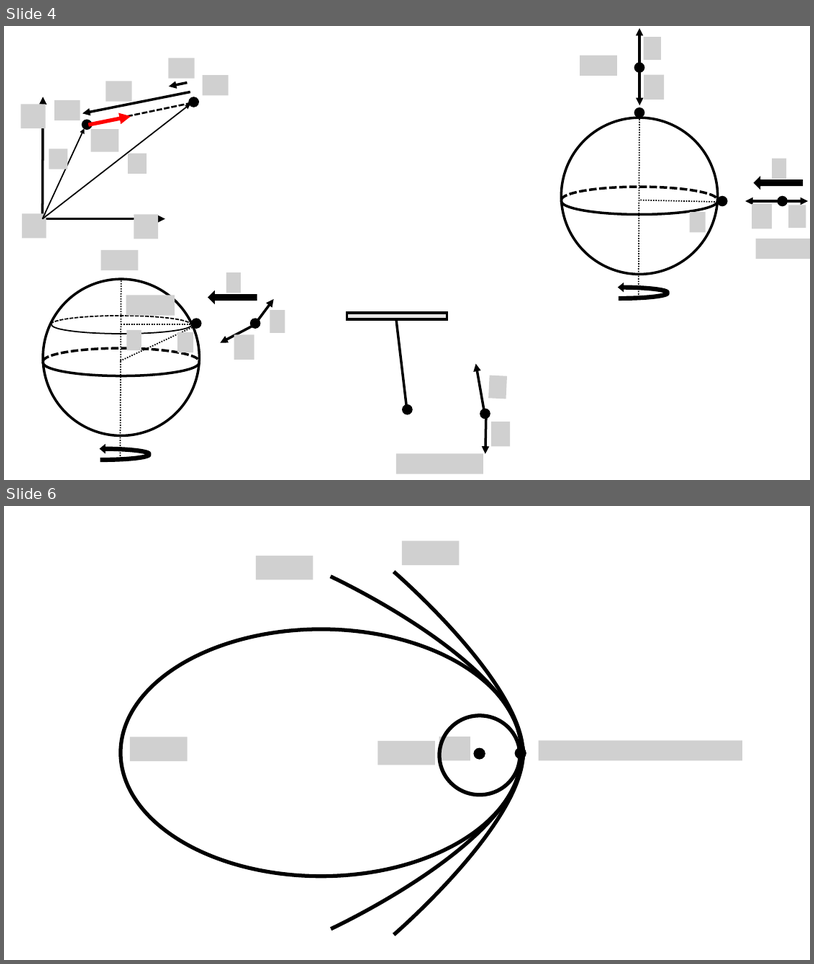
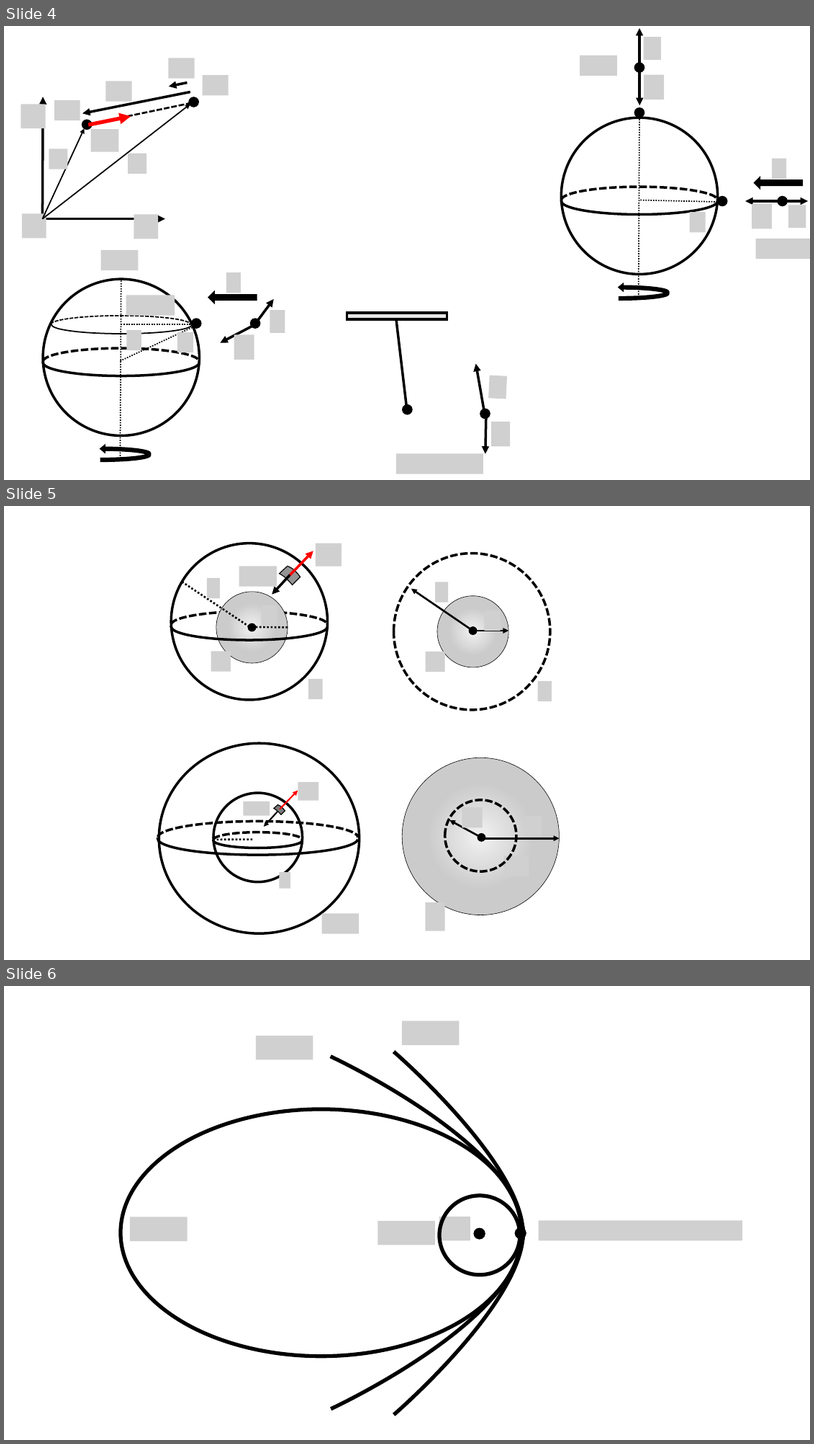
Before and after one commit to OSTP/PhysicsArtofModelling, a slide deck: tex/figures/Gravity/Figures.pptx. Shown one above the other, each under a label of ours: slides 4 and 6 before the commit, slides 4, 5 and 6 after it; the slides between them are not shown. The pictures are 814x964 and 814x1444 pixels, drawn with LibreOffice and Linux fonts; fonts in the diff are those of the drawing; grey boxes stand for pictures; background and template pictures are left out. Boxes give left, top, right and bottom in pixels: in the first picture for what was removed or moved away, otherwise in the second. Text is boxed around its words. In the diff, an @@ line names an element or a change of style, - is before the commit and + after.

Commit message:
Figures

```diff
--- a/tex/figures/Gravity/Figures.pptx
+++ b/tex/figures/Gravity/Figures.pptx
@@ slide 5 added at [4,506,810,960], background #FFFFFF @@
@@ ellipse added at [171,543,328,700], outline #000000 3 pt @@
@@ picture added at [316,543,342,566] @@
@@ picture added at [239,566,277,587] @@
@@ freeform shape added at [279,564,302,586], fill #000000 at 42% opacity, outline #000000 1 pt @@
@@ arrow added from (290, 575) to (314, 551), #FF0000 3 pt @@
@@ line added from (250, 626) to (182, 582), #000000 2.25 pt dashed @@
@@ picture added at [206,578,220,599] @@
@@ ellipse added at [216,591,288,663], fill gradient #F2F2F2 to #CCCCCC, outline #000000 0.5 pt @@
@@ arrow added from (290, 575) to (272, 595), #000000 3 pt @@
@@ arc (boxed as its full ellipse) added at [171,611,328,638], outline #000000 3 pt dashed @@
@@ arc (boxed as its full ellipse) added at [171,613,328,640], outline #000000 3 pt @@
@@ picture added at [262,605,278,626] @@
@@ group added at [394,554,552,710]: 4 pictures, 3 ellipses, 2 arrows @@
@@ ellipse added at [249,625,255,631], fill #000000, outline #000000 3 pt @@
@@ line added from (288, 628) to (250, 627), #000000 2.25 pt dashed @@
@@ picture added at [211,651,231,672] @@
@@ picture added at [309,679,323,700] @@
@@ ellipse added at [159,743,359,933], outline #000000 3 pt @@
@@ group added at [157,782,359,934]: 4 arc (boxed as its full ellipse)s, 4 pictures, 2 arrows, 1 ellipse, 1 line, 1 freeform shape @@
@@ group added at [403,758,560,931]: 4 pictures, 3 ellipses, 2 arrows @@
```
Also in this commit, not shown: 1 slide changed, 1 other slide added, 2 slides removed.
